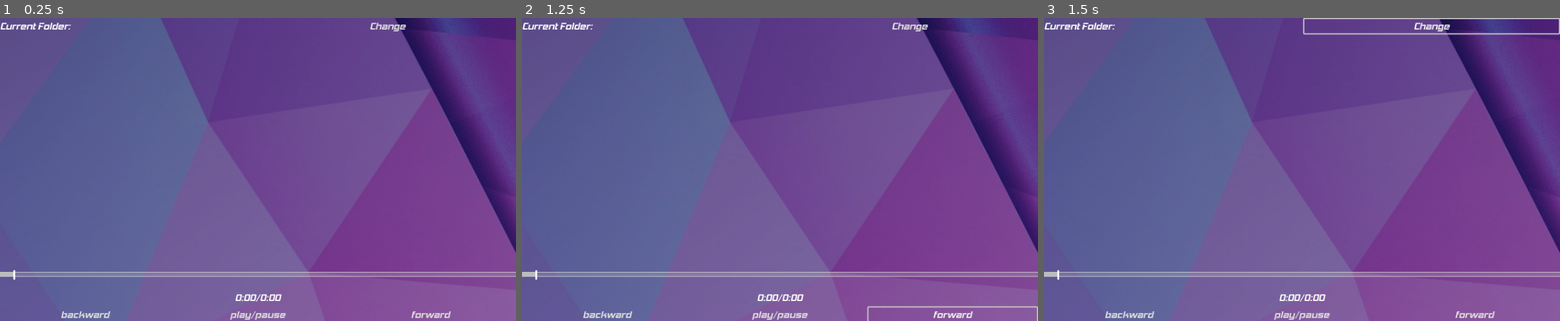
Above: before the commit, frames 1-3 (left to right).
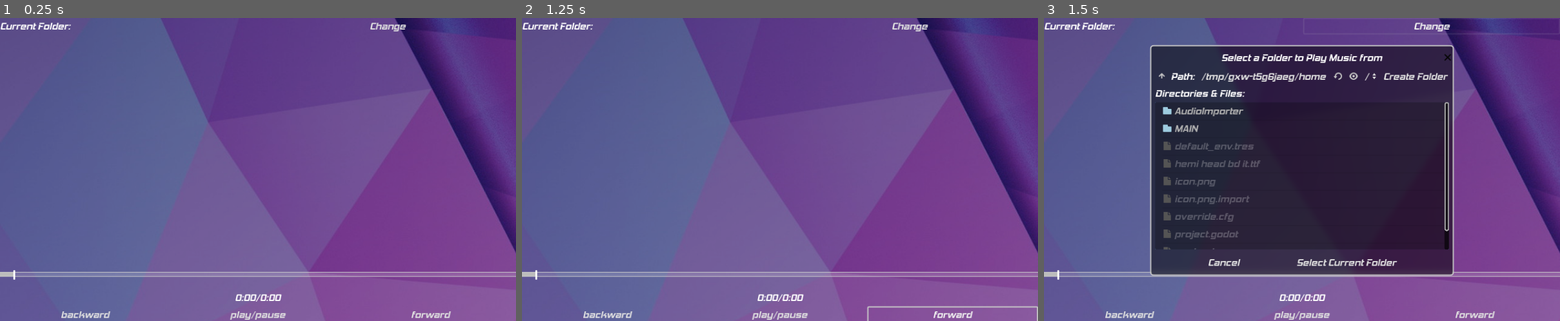
Above: after the commit, the same moments.

Repository: gerblesh/simple-music-player
Game: Godot game, scene res://MAIN/MAIN.tscn
Two runs of this game, one before a commit and one after it. Both use one fixed random seed, a clock stepped at 60 frames per second and the inputs below.
Inputs:
- Up to frame 1 (0.25 s): no input
- Up to frame 2 (1.25 s): click "forward" at 0.5 s
- Up to frame 3 (1.5 s): click "Change" at 1.25 s

Frames 1-2 are identical in both runs. In frame 3, 45% of the frame differs, in the area x 20-100%, y 0-86%.
Error before the commit: Parse Error: The class "AudioLoader" was found in global scope, but its script couldn't be loaded. (res://MAIN/MAIN.gd:52)
Error after the commit: Invalid get index '0' (on base: 'Array'). (res://MAIN/UI)

Commit message:
actually fixed dependency

Diff:
--- a/project.godot
+++ b/project.godot
@@ -12,7 +12,7 @@
 "base": "Reference",
 "class": "AudioLoader",
 "language": "GDScript",
-"path": "res://GDScriptAudioImport/GDScriptAudioImport.gd"
+"path": "res://AudioImporter/GDScriptAudioImport.gd"
 }, {
 "base": "Control",
 "class": "MAIN",
@@ -32,7 +32,7 @@
 
 [autoload]
 
-GDscriptAudioImport="*res://GDScriptAudioImport/GDScriptAudioImport.gd"
+GdScriptAudioImport="*res://AudioImporter/GDScriptAudioImport.gd"
 
 [display]
 
